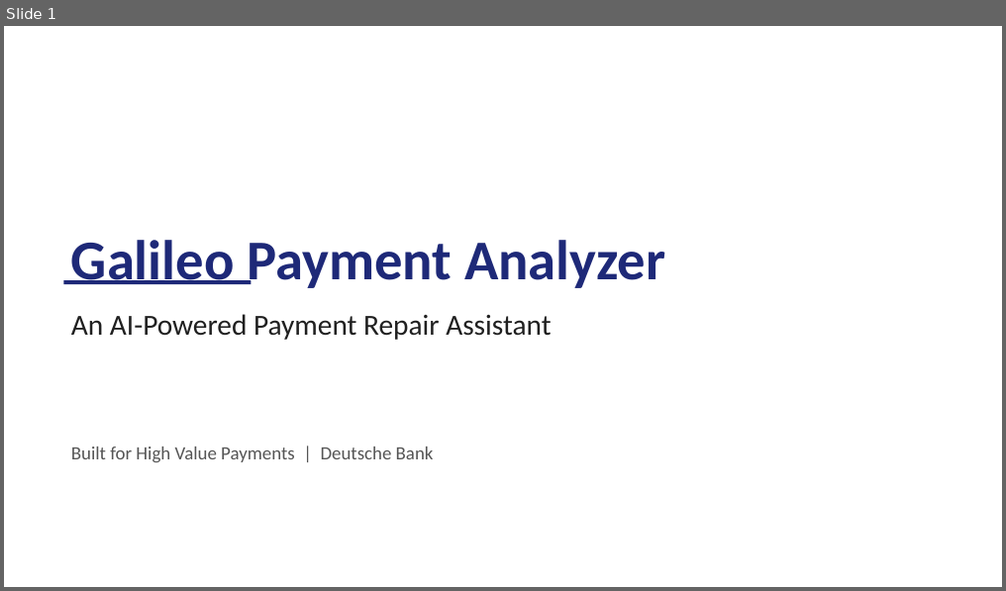
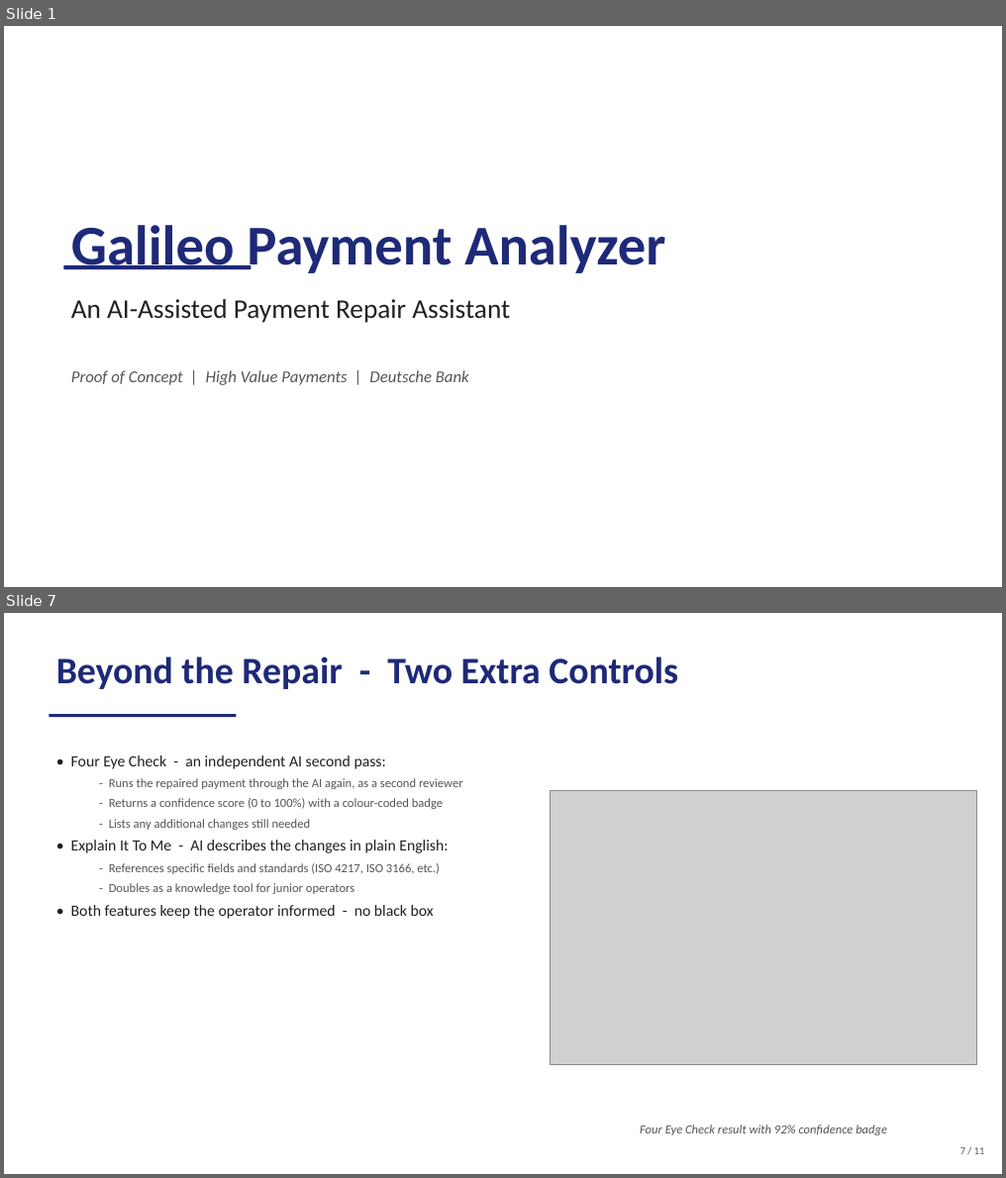
Before and after one commit to AdamJirari/Bank-Game, a slide deck: Galileo_Payment_Analyzer.pptx. Shown one above the other, each under a label of ours: slide 1 before the commit, slides 1 and 7 after it; the slides between them are not shown. The pictures are 1006x591 and 1006x1178 pixels, drawn with LibreOffice and Linux fonts; fonts in the diff are those of the drawing; grey boxes stand for pictures. Boxes give left, top, right and bottom in pixels: in the first picture for what was removed or moved away, otherwise in the second. Text is boxed around its words. In the diff, an @@ line names an element or a change of style, - is before the commit and + after.

```diff
--- a/Galileo_Payment_Analyzer.pptx
+++ b/Galileo_Payment_Analyzer.pptx
@@ slide 7 added at (4,613,1002,1174), background #FFFFFF @@
@@ text added at (56,657,678,689), 36 pt, text #1E2978, bold @@
+Beyond the Repair - Two Extra Controls
@@ rectangle added at (49,714,236,717), fill #1E2978 @@
@@ text added at (71,756,463,919), 12 pt, text #555555 @@
+• Four Eye Check - an independent AI second pass:
+  - Runs the repaired payment through the AI again, as a second reviewer
+  - Returns a confidence score (0 to 100%) with a colour-coded badge
+  - Lists any additional changes still needed
+• Explain It To Me - AI describes the changes in plain English:
+  - References specific fields and standards (ISO 4217, ISO 3166, etc.)
+  - Doubles as a knowledge tool for junior operators
+• Both features keep the operator informed - no black box
@@ picture added at (550,790,977,1064) @@
@@ text added at (640,1125,887,1136), 12 pt, text #555555, italic @@
+Four Eye Check result with 92% confidence badge
@@ text added at (960,1148,985,1155), 10 pt, text #555555 @@
+7 / 11
@@ slide 1 changed as well @@
@@ text "Galileo Payment Analyzer": place and size @@
-text "Galileo Payment Analyzer" at (71,240,665,288)
+text "Galileo Payment Analyzer" at (71,225,665,274)
@@ rectangle: place and size @@
-rectangle at (63,280,252,285)
+rectangle at (63,266,252,271)
@@ text at (71,299,510,323): text changed; size 28 to 26 pt @@
-An AI-Powered Payment Repair Assistant
+An AI-Assisted Payment Repair Assistant
@@ text at (71,371,469,385): text changed; size 18 to 16 pt; italic on @@
-Built for High Value Payments | Deutsche Bank
+Proof of Concept | High Value Payments | Deutsche Bank
```
Also in this commit, not shown: 3 other slides changed, 6 other slides added, 8 slides removed.
